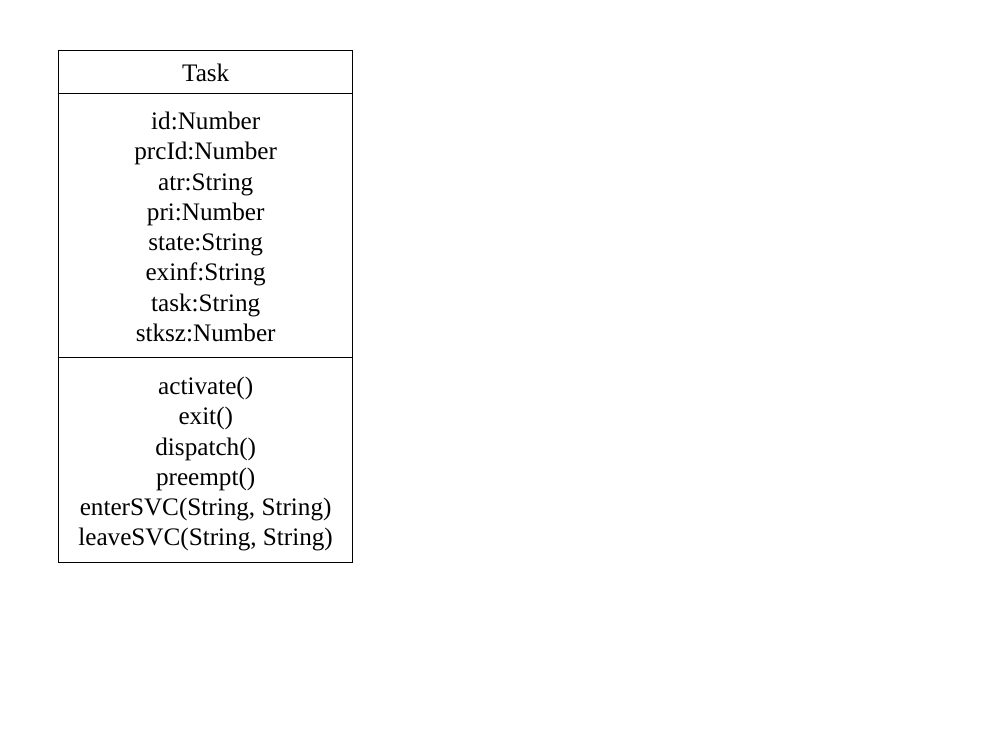
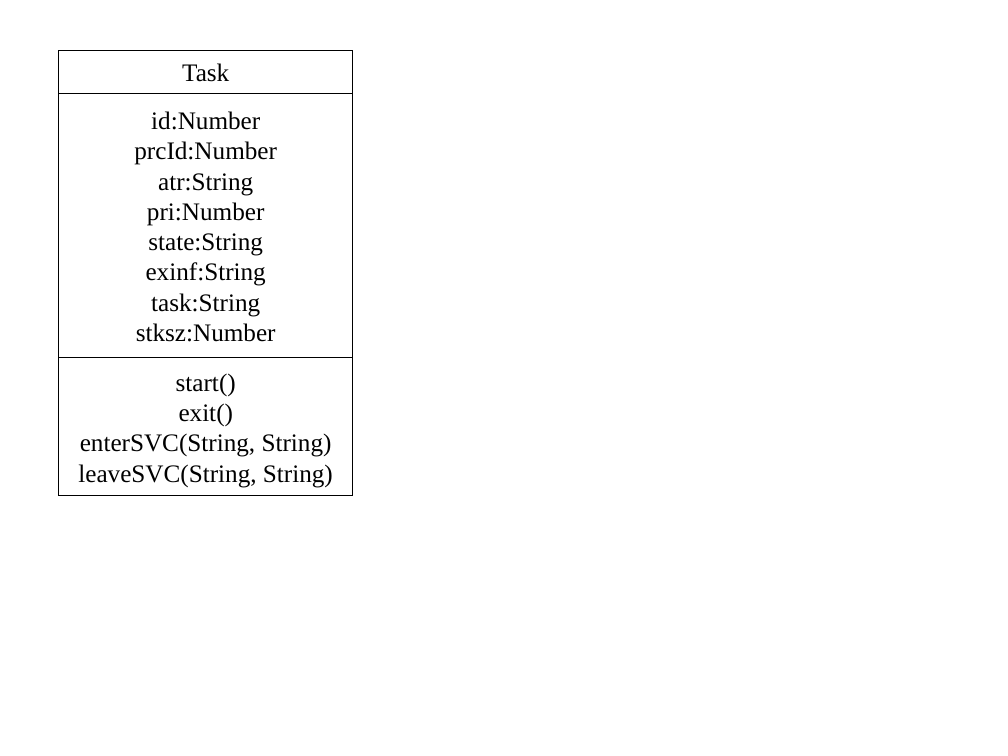
Before and after one commit to YixiaoLi/tlv4mc, a slide deck: slide 3 of doc/masterThesis/2008/goto/img/figures.ppt. Drawn at 1008x756 pixels with LibreOffice and Linux fonts; fonts in the diff are those of the drawing. Boxes give left, top, right and bottom in pixels: in the first picture for what was removed or moved away, otherwise in the second. Text is boxed around its words. In the diff, an @@ line names an element or a change of style, - is before the commit and + after.

```diff
--- a/doc/masterThesis/2008/goto/img/figures.ppt
+++ b/doc/masterThesis/2008/goto/img/figures.ppt
@@ rectangle "start()": place and size @@
-rectangle "start()" at [58, 358, 353, 562]
+rectangle "start()" at [58, 358, 353, 496]
@@ text in rectangle at [176, 373, 236, 396]: text changed @@
-activate()
+start()
@@ text in rectangle at [155, 437, 256, 491]: paragraphs removed @@
-dispatch()
-preempt()
```
Also in this commit, not shown: 2 other slides changed, 11 other files.
